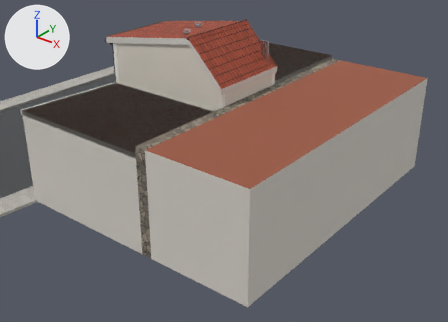
Before and after pictures for a commit that changed the Blender file Casa D - sin terraza.blend.
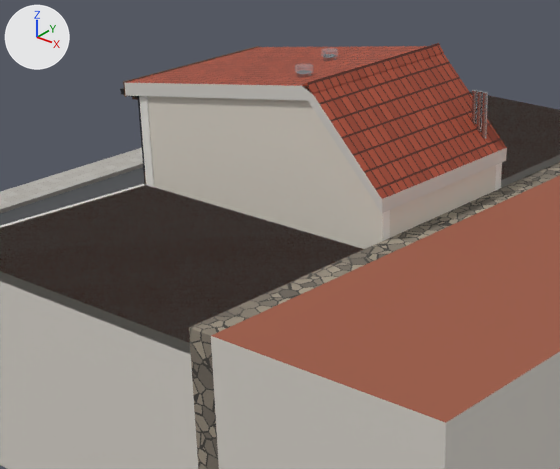
There are two pictures of each version: one whole from a 50 mm lens placed at (26.16, -22.77, 16.8), pointed at (6.97, 1.22, 1.93), one close up on the part from 11% to 67% of the width and 0% to 65% of the height. Arrows for +X, +Y and +Z are at upper left; the lights stay in place. The first two pictures are the older version.

Objects in the first close-up: 'Alero de madera y canalón', 'BC Muros exteriores', 'Calle y aceras', 'Colindante norte (h 5.80)', 'Colindante sur (h 5.27)', 'Colindante trasero', 'Cubierta faldón delantero', 'Cubierta faldón trasero', 'Muro de piedra trasero', 'P1 Muros exteriores', 'Velux y solatubes vidrios', 'Velux, solatubes y ventilaciones'.
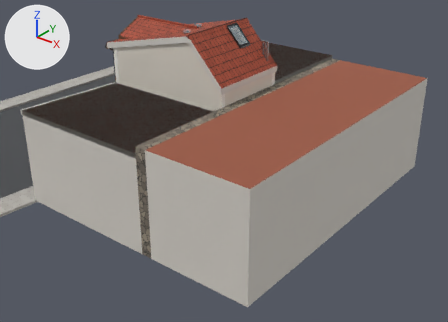
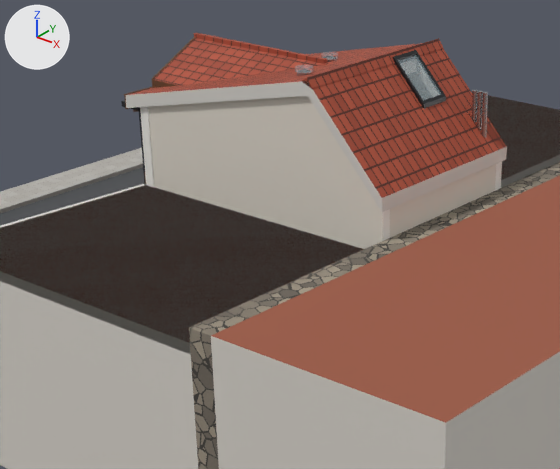
The change, as a list of edits to the scene's bpy script:
```text
Change me_cubierta_faldón_delantero:
    remove me_cubierta_faldón_delantero.from_pydata(...)  # 8 vertices, 6 faces; spans x -0.4..5.74, y -0.1..4.77, z 7.56..8.81
    add me_cubierta_faldón_delantero.from_pydata(...)  # 20 vertices, 12 faces; spans x -0.4..5.74, y -0.1..4.77, z 7.24..8.92
    me_cubierta_faldón_delantero part 1: the whole mesh is rebuilt
Change me_cubierta_faldón_trasero:
    remove me_cubierta_faldón_trasero.from_pydata(...)  # 18 vertices, 13 faces; spans x 5.59..7.86, y -0.1..4.77, z 6.3..8.89
    add me_cubierta_faldón_trasero.from_pydata(...)  # 42 vertices, 31 faces; spans x 5.59..7.86, y -0.1..4.77, z 6.32..9.0
    me_cubierta_faldón_trasero part 2: the loose piece of 10 vertices spanning x 5.59..5.89, y -0.1..4.77, z 8.65..8.89 is moved by (0.0, 0.0, 0.1)
    me_cubierta_faldón_trasero part 3: the loose piece of 8 vertices spanning x 5.74..7.86, y -0.1..4.77, z 6.3..8.81 is rebuilt with 8 vertices and now spans x 6.7..7.86, y -0.1..4.77, z 6.32..7.89
    me_cubierta_faldón_trasero part 4: 24 vertices added at x 5.74..6.7, y -0.1..4.77, z 7.56..8.92
Change me_alero_de_madera_y_canalón:
    remove me_alero_de_madera_y_canalón.from_pydata(...)  # 104 vertices, 78 faces; spans x -0.57..0.0, y -0.1..4.77, z 0.0..7.91
    add me_alero_de_madera_y_canalón.from_pydata(...)  # 80 vertices, 60 faces; spans x -0.57..0.0, y -0.1..4.77, z 0.0..7.59
    me_alero_de_madera_y_canalón part 5: a new loose piece, a box spanning x -0.44..-0.4, y -0.1..1.03, z 7.209..7.589, in mat_madera_exterior
    me_alero_de_madera_y_canalón part 6: 7 loose pieces with 56 vertices, spanning x -0.57..0.0, y -0.1..4.77, z 7.42..7.91, are deleted
    other edits to the shape of me_alero_de_madera_y_canalón do not show in these pictures
Change me_velux__solatubes_y_ventilaciones:
    remove me_velux__solatubes_y_ventilaciones.from_pydata(...)  # 288 vertices, 158 faces; spans x 3.56..7.59, y 0.77..4.34, z 6.6..8.75
    add me_velux__solatubes_y_ventilaciones.from_pydata(...)  # 320 vertices, 182 faces; spans x 3.56..7.59, y 0.77..4.34, z 6.64..8.92
    me_velux__solatubes_y_ventilaciones part 7: the loose piece of 48 vertices spanning x 3.58..3.92, y 2.79..3.13, z 8.16..8.61 is moved by (0.95, -2.0, 0.17)
    me_velux__solatubes_y_ventilaciones part 8: the loose piece of 48 vertices spanning x 4.53..4.87, y 0.79..1.13, z 8.3..8.75 is moved by (-0.95, 2.0, -0.18)
    me_velux__solatubes_y_ventilaciones part 9: 32 vertices added at x 5.84..6.76, y 2.84..3.72, z 7.81..8.92
    other edits to the shape of me_velux__solatubes_y_ventilaciones do not show in these pictures
    add me_velux__solatubes_y_ventilaciones.materials.append(mat_carpintería_negra)  # black #25272a
Change me_velux_y_solatubes_vidrios:
    remove me_velux_y_solatubes_vidrios.from_pydata(...)  # 96 vertices, 52 faces; spans x 3.54..4.91, y 0.75..3.17, z 8.61..8.89
    add me_velux_y_solatubes_vidrios.from_pydata(...)  # 104 vertices, 58 faces; spans x 3.54..6.7, y 0.75..3.66, z 7.96..8.87
    me_velux_y_solatubes_vidrios part 10: a new loose piece, a 24-sided cylinder along z spanning x 4.49..4.91, y 0.75..1.17, z 8.771..8.871, in mat_vidrio (pale blue #bfd8e2)
    me_velux_y_solatubes_vidrios part 11: a new loose piece, a 24-sided cylinder along z spanning x 3.54..3.96, y 2.75..3.17, z 8.56..8.66, in mat_vidrio (pale blue #bfd8e2)
    me_velux_y_solatubes_vidrios part 12: the loose piece of 48 vertices spanning x 4.49..4.91, y 0.75..1.17, z 8.75..8.89 is deleted
    me_velux_y_solatubes_vidrios part 13: the loose piece of 48 vertices spanning x 3.54..3.96, y 2.75..3.17, z 8.61..8.75 is deleted
    me_velux_y_solatubes_vidrios part 14: 8 vertices added at x 5.9..6.7, y 2.9..3.66, z 7.96..8.83
Add ob_casetón:
    ob_casetón = bpy.data.objects.new('Casetón', me_casetón)  # 160 vertices, 120 faces; spans x -0.4..4.29, y 0.8..4.04, z 5.6..8.68; in mat_pared_interior (white #f1eee8), mat_carpintería_negra (black #25272a)
    ob_casetón.location = (0.0, 0.0, 0.0)
```

Changed parts and their boxes [x1, y1, x2, y2] in the close-ups (560 x 469 px; the box of a moved part takes in the faces that stretch with it):
'Cubierta faldón trasero', reshaped
    before: [302, 43, 507, 213]
    after: [302, 38, 507, 212]
'Cubierta faldón delantero', reshaped (18% taller)
    before: [124, 46, 427, 101]
    after: [125, 43, 422, 108]
'Casetón', added
    after: [152, 33, 331, 88]
    faces in mat_teja_cerámica: [153, 33, 331, 86]
    faces in mat_madera_exterior: [152, 37, 195, 88]
'Velux y solatubes vidrios', reshaped (234% wider, 85% taller)
    before: [295, 48, 338, 74]
    after: [295, 52, 441, 101]
'Alero de madera y canalón', reshaped (mostly hidden)
    before: [120, 46, 259, 185]
    after: [121, 87, 152, 185]
part 2 of me_cubierta_faldón_trasero, moved or reshaped
    before: [302, 43, 444, 94]
    after: [302, 38, 444, 90]
part 3 of me_cubierta_faldón_trasero, rebuilt (17% narrower, 23% shorter)
    before: [308, 53, 507, 213]
    after: [341, 89, 507, 212]
part 4 of me_cubierta_faldón_trasero, added
    after: [307, 49, 469, 147]
part 5 of me_alero_de_madera_y_canalón, added
    after: [124, 87, 152, 109]
part 6 of me_alero_de_madera_y_canalón, deleted (mostly hidden)
    before: [120, 46, 259, 97]
part 7 of me_velux__solatubes_y_ventilaciones, moved or reshaped (mostly hidden)
    before: [323, 57, 337, 61]
    after: [297, 72, 312, 76]
part 8 of me_velux__solatubes_y_ventilaciones, moved or reshaped (mostly hidden)
    before: [297, 73, 312, 78]
    after: [327, 59, 337, 62]
part 9 of me_velux__solatubes_y_ventilaciones, added (black)
    after: [393, 50, 446, 109]
part 10 of me_velux_y_solatubes_vidrios, added
    after: [295, 65, 313, 73]
part 11 of me_velux_y_solatubes_vidrios, added
    after: [321, 52, 338, 60]
part 12 of me_velux_y_solatubes_vidrios, deleted
    before: [295, 64, 313, 74]
part 13 of me_velux_y_solatubes_vidrios, deleted
    before: [321, 48, 338, 58]
part 14 of me_velux_y_solatubes_vidrios, added
    after: [398, 55, 441, 101]
